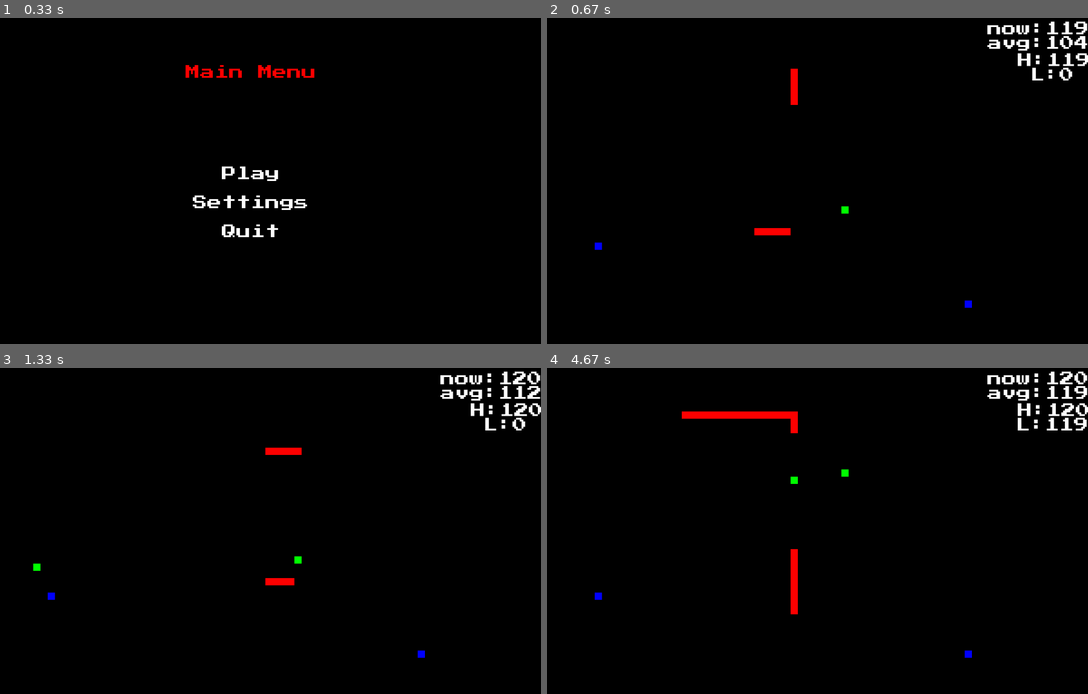
Above: before the commit, frames 1-4 (two rows, left to right).
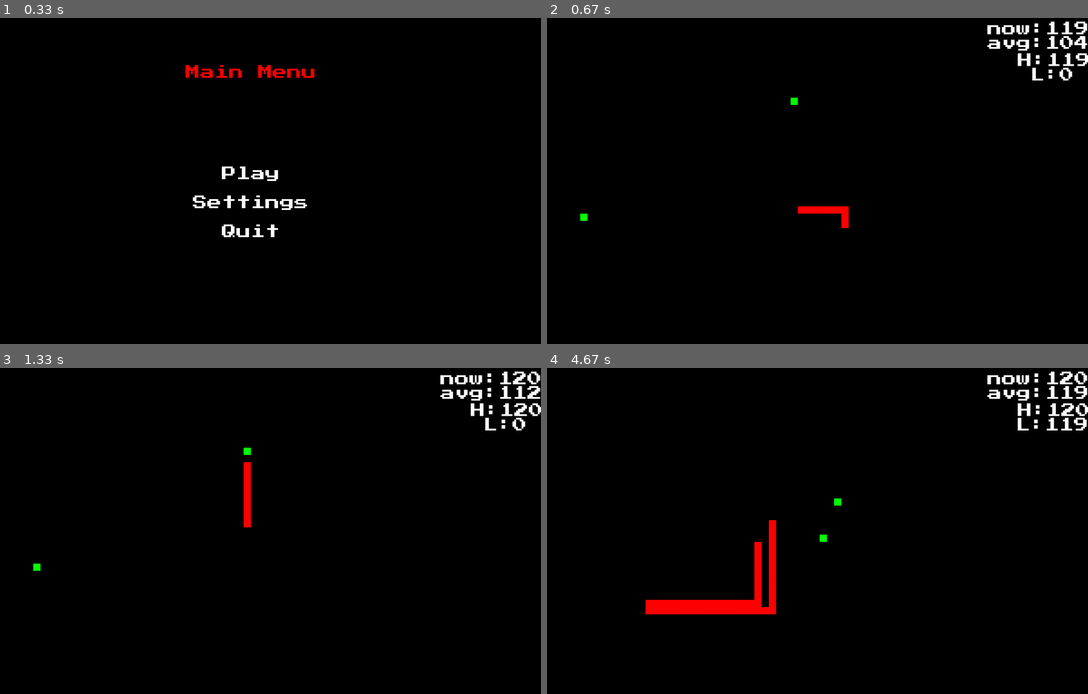
Above: after the commit, the same moments.

Repository: nmurphy101/Pygame2DFramework
Game: pygame game, started from main.py
Same seed, same stepped clock (60 frames per second), same inputs: the game is played once before the commit and once after it.
Inputs (mouse positions are in pixels of both pictures, inside the frame that each line leads up to):
- Up to frame 1 (0.33 s): no input
- Up to frame 2 (0.67 s): click (795, 174) at 0.38 s
- Up to frame 3 (1.33 s): hold Esc 0.67-1.13 s; click (248, 521) at 1.22 s
- Up to frame 4 (4.67 s): no input

Frame 1 is identical in both runs. In frame 2, 0.7% of the frame differs, in the area x 6-79%, y 15-89%; in frame 3, 0.7%; in frame 4, 2.8%, in the area x 8-79%, y 13-89%.

Commit message:
Good changes came up with a solution to optimize child movement if part of a trail of children

Diff:
--- a/future_features.txt
+++ b/future_features.txt
@@ -20,15 +20,21 @@
     - Replace "if elif" logic with "dict.get()" where possible as seen here: - DONE
         - https://towardsdatascience.com/dictionary-as-an-alternative-to-if-else-76fe57a1e4af
         - Make sure this is actually faster when the temp dict with lambdas have to constantly be remade...
-    - Impliment "dirty rect animation" for faster rendering seen here:
+    - Impliment "dirty rect animation" for faster rendering seen here: - NO
         - https://www.pygame.org/docs/tut/newbieguide.html
-    - Impliment list comprehensions like this:
+    - Impliment list comprehensions like this: - NO
         - https://www.python.org/dev/peps/pep-0202/
-    - Look into integrating OpenGL rendering for hardware acceleration
+    - Look into integrating OpenGL rendering for hardware acceleration - WIP Maybe...
+    - I can have about 2281 objects before game goes sub-60 fps, this needs improvement
+      - optimizing gc.collect, AI-verify_sight_lines, Sprite-collide_rect, display-flip, check_child_collision, draw
+        in that order will speed things up
+          - 2831 without gc.collect every loop
 10. Test the ai by making a maze for it to solve
 11. Impliment a stack obj for the menu "history"/navigation for consistant
     functionality for the esc key or mouse click on a button
-12. Make the game speed/logic dependent on the game timer not game frames
+12. Make the game speed/logic dependent on the game timer not game frames - DONE
+13. Child handling improvement
+    - Instead of moving each child in a train, move only the last child to the front where the head was last
 
 
 Minor:
@@ -43,7 +49,9 @@
     a. Only does damage to hit section (tail segment or head)
     b. loose part of tail for taking damage
     c. die if hit in the head
-12. consumable-items/pick-ups in level
+12. consumable-items/pick-ups in level - WIP
+    a. food/score-increasing item - DONE
+    b. ????
 13. Level design
     a. Win condition to get to next level (probably reach a certain score)
     b. window shifts towards the direction of the edge of the window the player
@@ -53,6 +61,9 @@
 14. Environmental effects - WIP
     a. wormhole/teleportation to different areas/challenges
         i. Teleport to other portal - DONE
+        ii. Teleport to other areas
+        iii. Teleport to challenge
+    b. ???
 15. AI needs upgrade
     a. AI can be improved by a few things:
         i. Utilize diagonal movement
--- a/main.py
+++ b/main.py
@@ -20,6 +20,7 @@
 import io
 import pstats
 import cProfile
+import pygame
 from functools import wraps
 from pkg.snake_game.game import SnakeGame
 from pkg.app import App
@@ -59,9 +60,8 @@
     # Run the loaded game
     game.run()
     #pylint: disable=no-member
-    #pylint: disable=no-member
-    # pygame.display.quit()
-    # pygame.quit()
+    pygame.display.quit()
+    pygame.quit()
     #pylint: enable=no-member
     # sys.exit()
     #pylint: enable=no-member
--- a/pkg/app.py
+++ b/pkg/app.py
@@ -73,6 +73,7 @@
             KEYDOWN: lambda **kwargs: self.key_down(**kwargs),
             MOUSEBUTTONDOWN: lambda **kwargs: self.mouse_down(**kwargs),
         }
+        self.pause_menu_options = {}
 
     def run(self):
         '''
@@ -95,11 +96,11 @@
             # Gameplay logic this turn/tick
             menu = self.game.play()
             # Update the screen display
-            pygame.display.flip()
+            pygame.display.update()
             # System/window events to be checked
             self.event_checks(menu)
             # Free unreferenced memory
-            gc.collect()
+            # gc.collect()
 
     def set_window_settings(self):
         '''
@@ -122,11 +123,16 @@
         pygame.display.flip()
         # Instantiate the Game Obj
         self.game = self.game_pkg(alpha_screen, screen, self)
-        # Instatiate the ui sound options
+        # Instatiate options dict's
         self.ui_sound_options = {
             self.game.start: 2,
             self.game.quit_game: 1,
             self.game.unpause: 1,
+        }
+        self.pause_menu_options = {
+            0: self.game.menu.menu_option,
+            1: None,
+            None: 1,
         }
 
     def update_fps(self):
@@ -152,7 +158,7 @@
         '''
         for event in pygame.event.get():
             # Possible event options:
-            # QUIT, NEXT, WINDOWFOCUSGAINED, WINDOWFOCUSLOST,  KEYDOWN, MOUSEBUTTONDOWN,
+            #   QUIT, NEXT, WINDOWFOCUSGAINED, WINDOWFOCUSLOST,  KEYDOWN, MOUSEBUTTONDOWN,
             decision_func = self.event_options.get(event.type)
             if decision_func:
                 decision_func(event=event, menu=menu)
@@ -169,12 +175,9 @@
             # If not game over
             if self.game.menu.menu_option != 3:
                 self.play_ui_sound(1)
-                # If already paused
-                self.game.menu.menu_option = {
-                    0: self.game.menu.menu_option,
-                    1: None,
-                    None: 1,
-                }.get(self.game.menu.menu_option, self.game.menu.prev_menu)
+                # Either unpause or pause the game
+                self.game.menu.prev_menu = self.game.menu.menu_option
+                self.game.menu.menu_option = self.pause_menu_options.get(self.game.menu.menu_option, self.game.menu.prev_menu)
             # If game over
             else:
                 self.game.start()
--- a/pkg/snake_game/entities/entity.py
+++ b/pkg/snake_game/entities/entity.py
@@ -54,7 +54,7 @@
         self.size = 16
         # How fast the entity can move per loop-tick
         # 1 = 100%, 0 = 0%, speed can't be greater than 1
-        self.movement = 1
+        self.speed_mod = 1
         self.base_speed = 30
         self.time_last_moved = datetime.now()
         # Where entity was looking = (Up = 0, Right = 1, Down = 2, Left = 3)
@@ -64,7 +64,7 @@
         # Determines how far the entity can see ahead of itself in the direction it's looking
         self.sight = 2 * self.size
         # Obj pos/size  = (left, top, width, height)
-        self.obj = (self.position[0], self.position[1], self.size+8, self.size)
+        # self.obj = (self.position[0], self.position[1], self.size+8, self.size)
         self.death_position = (-10000*10000, -10000*10000)
         # RGB color = pink default
         self.obj_color = (255,105,180)
@@ -76,7 +76,7 @@
         # Default death sound
         self.sound_death = pygame.mixer.Sound("assets/sounds/8bitretro_soundpack/MISC-NOISE-BIT_CRUSH/Retro_8-Bit_Game-Misc_Noise_06.wav")
         self.sound_mod = 4.5
-        self.sound_death_volume = float(app.game.game_config["settings"]["sound"]["effect_volume"])/self.sound_mod
+        self.sound_death_volume = float(self.app.game.game_config["settings"]["sound"]["effect_volume"])/self.sound_mod
         # Sight lines
         self.sight_lines = [
             Line(0, self),
@@ -90,6 +90,13 @@
         # children list
         self.children = []
 
+    def update(self):
+
+        # try to choose a direction if self can
+        self.choose_direction()
+        # Try to move if self can
+        self.move()
+
     def draw(self, screen, obj_container):
         '''
         draw
@@ -98,10 +105,9 @@
         draw does stuff
         '''
         if self.alive:
-            # obj pos/size  = (left, top, width, height)
-            self.obj = (self.position[0], self.position[1], self.size, self.size)
+            # Set current position for hitbox
+            self.rect.topleft = self.position
             # Render the entity's obj based on it's parameters
-            self.rect.topleft = self.position
             screen.blit(self.image, self.position)
             # Render the entity's sight lines
             for line in self.sight_lines:
@@ -136,13 +142,22 @@
                 self.app.game.menu.menu_option = 3
             # Kill self
             self.alive = False
-            self.position = self.death_position
-            self.rect.topleft = self.position
-            if self.children:
-                for child in self.children:
-                    child.alive = False
-                    child.position = self.death_position
-                    child.rect.topleft = child.position
+            if "snake" in self.name:
+                # Kill self
+                self.alive = False
+                # "remove" the entity from the game
+                self.app.game.obj_container.remove(self)
+                self.app.game.sprite_group.remove(self)
+            else:
+                self.position = self.death_position
+                self.rect.topleft = self.position
+                if self.children:
+                    for child in self.children:
+                        # Kill child
+                        child.alive = False
+                        # "remove" the child from the game
+                        child.position = self.death_position
+                        child.rect.topleft = child.position
 
     def collision_checks(self):
         '''
--- a/pkg/snake_game/entities/snake/snake.py
+++ b/pkg/snake_game/entities/snake/snake.py
@@ -57,7 +57,7 @@
         # How big snake parts are
         self.size = 16
         # How many moves the snake can make per second
-        self.movement = 2
+        self.speed_mod = 2
         # head color = red
         self.obj_color = (255, 0, 0)
         # Entity's visual representation
@@ -150,7 +150,7 @@
         move does stuff
         '''
         # pylint: disable=access-member-before-definition
-        if datetime.now() >= self.time_last_moved + timedelta(milliseconds=self.base_speed/self.movement) and self.alive:
+        if datetime.now() >= self.time_last_moved + timedelta(milliseconds=self.base_speed/self.speed_mod) and self.alive:
             if not self.player:
                 # Ai makes it's decision for what direction to move
                 self.aquire_primary_target("food")
@@ -245,10 +245,6 @@
             screen.blit(self.image, self.position)
 
     def interact(self, interacting_obj):
-        # Skip the first tail segment for interaction with it's head
-        if interacting_obj.ID == self.parent_id and self.tail_pos == 0:
-            print(f"Avoiding hitting head")
-            return
         # Play interacting_obj death sound
         sound = interacting_obj.sound_death
         interacting_obj.sound_death_volume = float(self.app.game.game_config["settings"]["sound"]["effect_volume"])/self.sound_mod
--- a/pkg/snake_game/entities/tele_portal/tele_portal.py
+++ b/pkg/snake_game/entities/tele_portal/tele_portal.py
@@ -163,5 +163,5 @@
         interact_children does stuff
         '''
         for child in self.children:
-            if obj1.rect.colliderect(child):
+            if pygame.sprite.collide_rect(obj1, child):
                 child.interact(obj1)
--- a/pkg/snake_game/game.py
+++ b/pkg/snake_game/game.py
@@ -100,12 +100,10 @@
             for obj in self.obj_container:
                 # try to spawn if obj can
                 obj.spawn(self.obj_container)
+                # take obj tick actions
+                obj.update()
                 # Draw game objects
                 obj.draw(self.screen, self.obj_container)
-                # try to choose a direction if obj can
-                obj.choose_direction()
-                # Try to move if obj can
-                obj.move()
                 # collision of obj to other objects/children-of-other-objs
                 obj.collision_checks()
             # The game loop FPS counter
@@ -114,7 +112,8 @@
         else:
             # The game loop FPS counter
             self.app.update_fps()
-            # Show which ever menu option that has been chosen
+            # Show which ever menu option that has been chosen:
+            #   Main, Pause, Settings, GameOver, Display, Sound
             return self.menu.menu_options.get(self.menu.menu_option)()
 
     def start(self):
@@ -135,20 +134,21 @@
         food = Food(self.alpha_screen, self.screen, self.screen_size, self.app)
         food2 = Food(self.alpha_screen, self.screen, self.screen_size, self.app)
         # player_snake = Snake(self.alpha_screen, self.screen, self.screen_size, self.app, player=True)
-        # player_snake.movement = .75
+        # player_snake.speed_mod = .75
         enemy_snake = Snake(self.alpha_screen, self.screen, self.screen_size, self.app)
-        enemy_snake.movement = 3
-        enemy_snake2 = Snake(self.alpha_screen, self.screen, self.screen_size, self.app)
-        enemy_snake2.movement = 3
-        tele_portal = TelePortal(self.alpha_screen, self.screen, self.screen_size, self.app)
+        enemy_snake.speed_mod = 20
+        enemy_snake.killable = False
+        # enemy_snake2 = Snake(self.alpha_screen, self.screen, self.screen_size, self.app)
+        # enemy_snake2.speed_mod = 3
+        # tele_portal = TelePortal(self.alpha_screen, self.screen, self.screen_size, self.app)
         # Set of game objects
         self.obj_container = [ # Order of these objects actually matter
             food,
             food2,
-            tele_portal,
+            # tele_portal,
             # player_snake,
             enemy_snake,
-            enemy_snake2,
+            # enemy_snake2,
         ]
         # Sprite Group obj
         for obj in self.obj_container:
@@ -208,6 +208,7 @@
 
         unpause does stuff
         '''
+        self.menu.prev_menu = self.menu.menu_option
         self.menu.menu_option = None
         self.pause_game_music = True
 
--- a/pkg/snake_game/menus/display/display.py
+++ b/pkg/snake_game/menus/display/display.py
@@ -31,7 +31,7 @@
     _ = self.render_button("Display", 10, (255, 0, 0))
 
     # Render the Return button
-    back_obj = self.render_button("Back", 8)
+    back_obj = self.render_button("Back", -8)
 
     menu = [
         (back_obj, self.SettingsMenu, 4),
--- a/pkg/snake_game/menus/main/main.py
+++ b/pkg/snake_game/menus/main/main.py
@@ -27,14 +27,16 @@
     self.root_menu = 0
 
     # Check settings if just left settings page
-    if self.prev_menu not in [1, 2]:
+
+    if self.prev_menu == 1:
+        # Clear game objects up to free memory
+        self.game.clean_up()
+    elif self.prev_menu not in [1, 2]:
         # Check the settings
         self.game.settings_checks()
         # just to prevent a check settings inf. loop
         self.prev_menu = 2
-    elif self.prev_menu == 1:
-        # Clear game objects up to free memory
-        self.game.clean_up()
+
 
     # Render the Main Menu text
     _ = self.render_button("Main Menu", 8, (255, 0, 0))
--- a/pkg/snake_game/menus/pause/pause.py
+++ b/pkg/snake_game/menus/pause/pause.py
@@ -11,7 +11,7 @@
     :license: GPLv3, see LICENSE for more details.
 '''
 
-import pygame
+import gc
 
 
 def pause_menu(self):
@@ -21,10 +21,14 @@
 
     pause_menu does stuff
     '''
-
     # Make sure the right menu option is selected
     self.menu_option = 1
     self.root_menu = 1
+
+    if self.prev_menu == None:
+        # Free unreferenced memory
+        gc.collect()
+        self.prev_menu = 2
 
     # Pause game music
     self.game.pause_game_music = True
@@ -55,4 +59,6 @@
         (return_obj, self.MainMenu, 1),
     ]
 
+    print(len(self.game.obj_container[2].children))
+
     return menu
--- a/pkg/snake_game/menus/settings/settings.py
+++ b/pkg/snake_game/menus/settings/settings.py
@@ -20,6 +20,7 @@
     ~~~~~~~~~~
     settings_menu does stuff
     '''
+    print("out2: ", self.menu_option)
     # Clear previous frame render
     self.game.screen.fill((0, 0, 0, 0))
 
Not shown, changed: .gitignore
